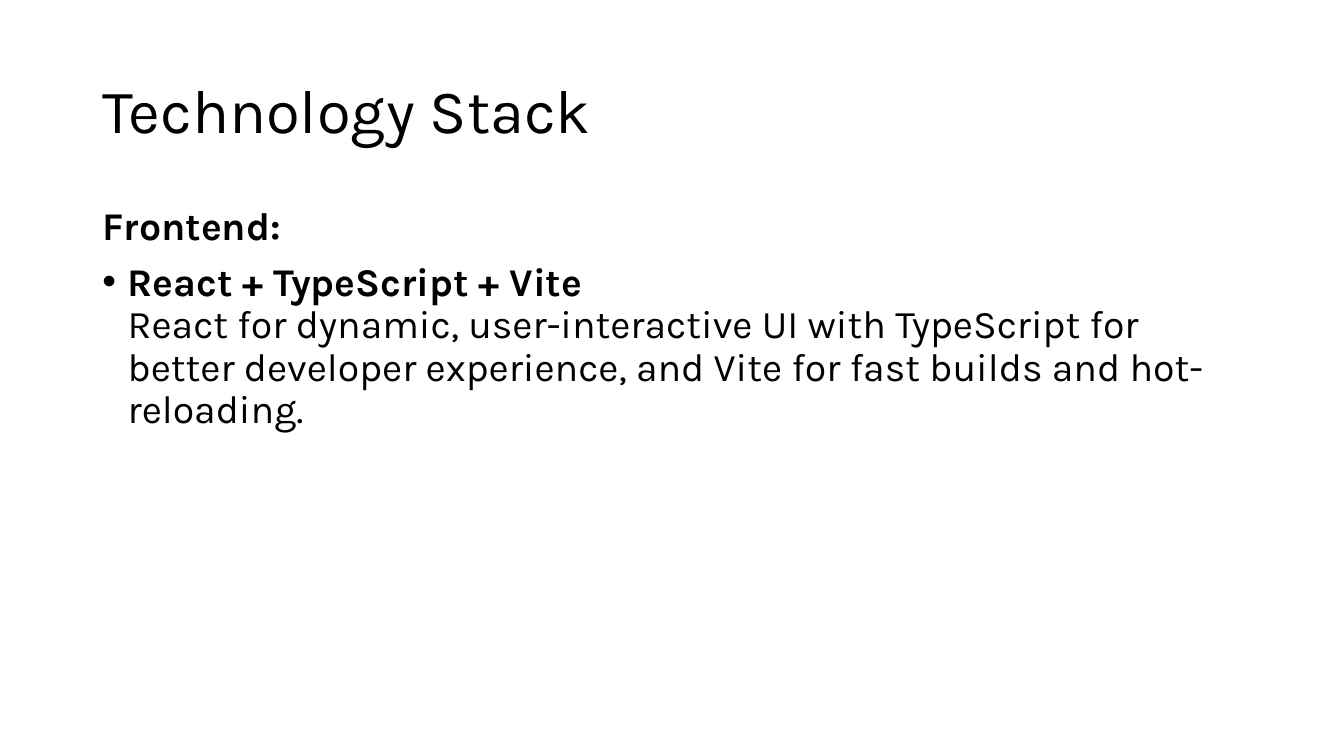
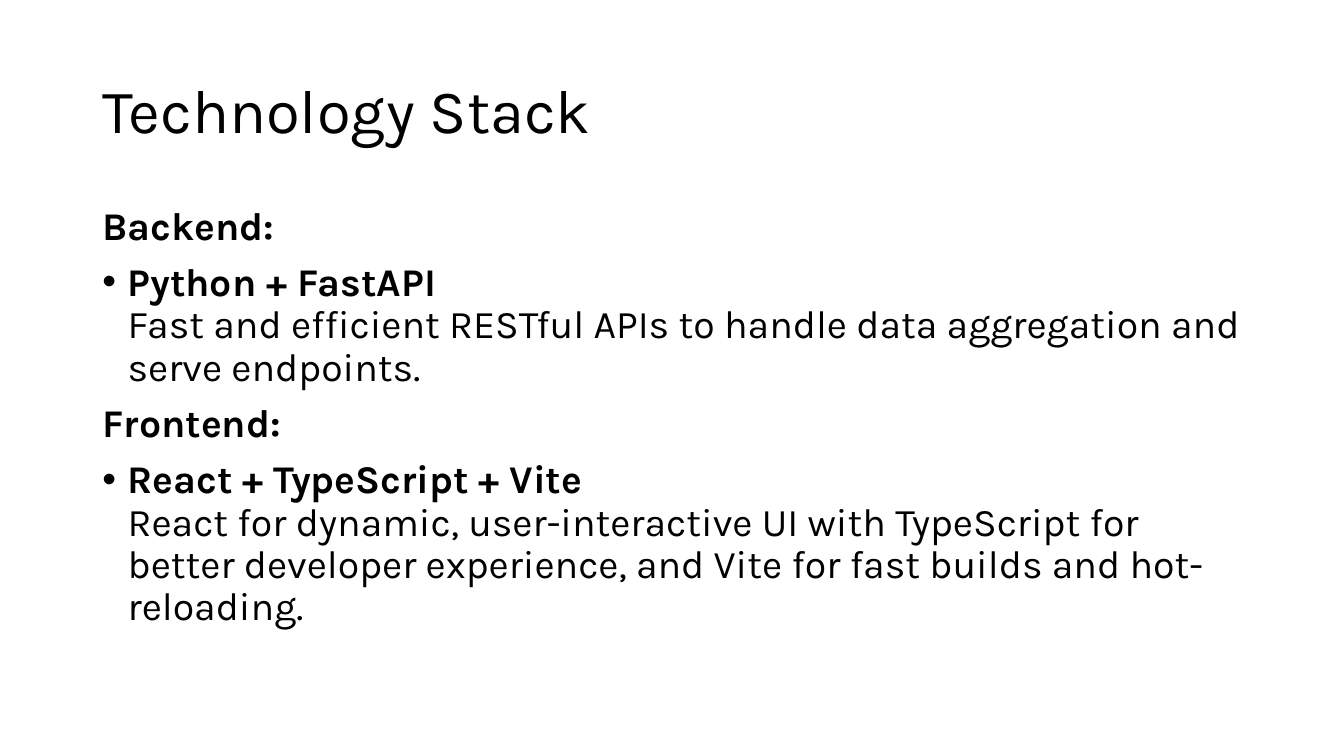
Before and after one commit to tasinzulkernain/business_school_project, a slide deck: slide 4 of ugnius_eirikas_project/data_course_app.pptx. Drawn at 1344x756 pixels with LibreOffice and Linux fonts; fonts in the diff are those of the drawing. Boxes give left, top, right and bottom in pixels: in the first picture for what was removed or moved away, otherwise in the second. Text is boxed around its words. In the diff, an @@ line names an element or a change of style, - is before the commit and + after.

```diff
--- a/ugnius_eirikas_project/data_course_app.pptx
+++ b/ugnius_eirikas_project/data_course_app.pptx
@@ text at (102,213,1239,391): paragraphs added @@
+Backend:
+• Python + FastAPI
+  Fast and efficient RESTful APIs to handle data aggregation and serve endpoints.
```
Also in this commit, not shown: 2 other slides changed, 3 slides added, 1 slide removed, 1 other file.
